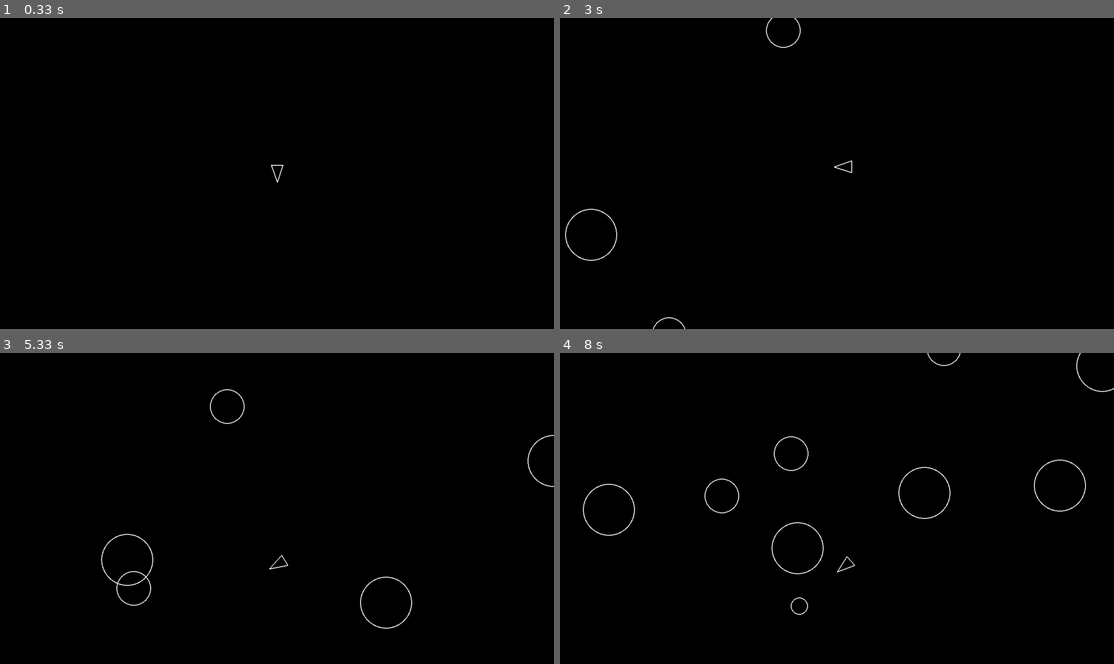
Above: before the commit, frames 1-4 (two rows, left to right).
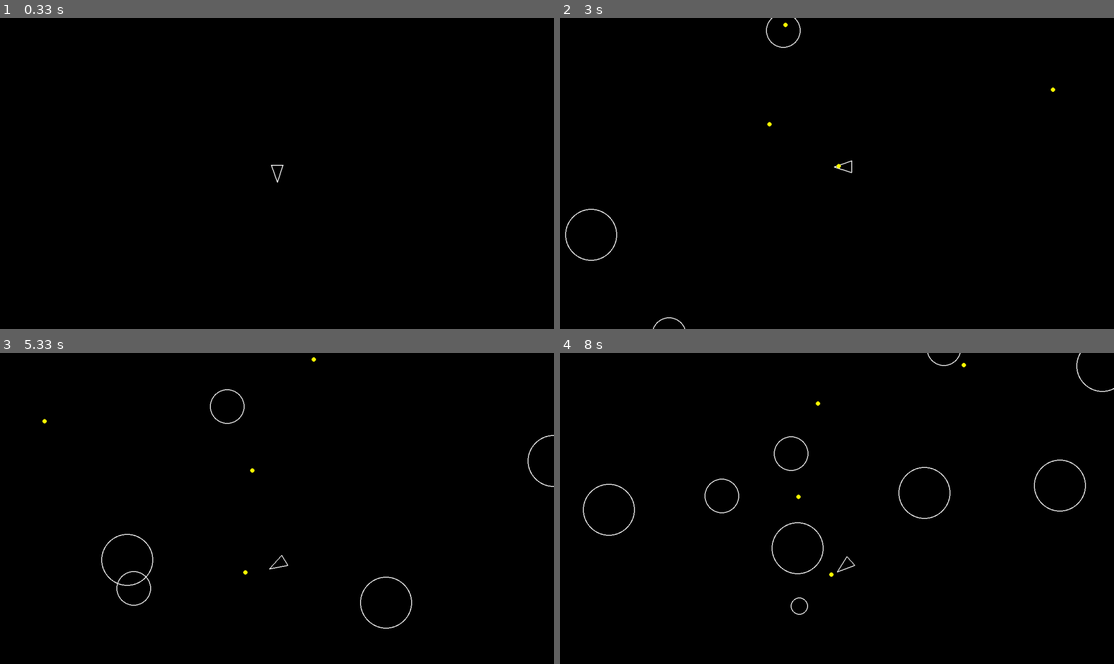
Above: after the commit, the same moments.

Repository: kturner96/pygame-asteroids
Game: pygame game, started from main.py
Same seed, same stepped clock (60 frames per second), same inputs: the game is played once before the commit and once after it.
Inputs:
- Up to frame 1 (0.33 s): no input
- Up to frame 2 (3 s): tap Space at 0.33, 0.73, 1.03, 1.23, 1.57, 1.87, 2.07, 2.37, 2.63, 2.97 s; hold D 0.67-1.13 s; hold W 1.17-1.47 s; hold D 1.5-1.97 s; hold A 2-2.53 s; hold S 2.57-2.87 s; hold A from 2.9 s (still down)
- Up to frame 3 (5.33 s): tap Space at 3.27, 3.4, 3.8, 4.1, 4.47, 4.87, 5.17 s; release A at 3.3 s; hold W 3.33-3.7 s; hold D 3.73-4.37 s; hold S 4.4-4.77 s; hold A 4.8-5.27 s; hold D from 5.3 s (still down)
- Up to frame 4 (8 s): tap Space at 5.37, 5.67, 5.87, 6.2, 6.5, 6.7, 7, 7.27, 7.6, 7.9 s; release D at 5.77 s; hold W 5.8-6.1 s; hold D 6.13-6.6 s; hold A 6.63-7.17 s; hold S 7.2-7.5 s; hold A 7.53-7.93 s; hold W from 7.97 s (still down)

Frame 1 is identical in both runs. In frame 2, less than 0.1% of the frame differs, in the area x 37-90%, y 1-49%; in frame 3, less than 0.1%; in frame 4, less than 0.1%.

Commit message:
added shooting

Diff:
--- a/constants.py
+++ b/constants.py
@@ -9,3 +9,7 @@
 PLAYER_RADIUS = 20
 PLAYER_TURN_SPEED = 300
 PLAYER_SPEED = 200
+PLAYER_SHOT_SPEED = 500
+PLAYER_SHOT_COOLDOWN = 0.3
+
+SHOT_RADIUS = 5
--- a/main.py
+++ b/main.py
@@ -3,6 +3,7 @@
 from player import *
 from asteroid import *
 from asteroidfield import *
+from shot import *
 
 
 
@@ -15,10 +16,13 @@
     updatable = pygame.sprite.Group()
     drawable = pygame.sprite.Group()
     asteroids = pygame.sprite.Group()
+    shots = pygame.sprite.Group()
+
 
     Player.containers = (updatable, drawable)
     Asteroid.containers = (asteroids, updatable, drawable)
     AsteroidField.containers = (updatable,)
+    Shot.containers = (updatable, drawable)
 
 
 
--- a/player.py
+++ b/player.py
@@ -1,8 +1,11 @@
 from circleshape import *
 from constants import *
+from shot import *
 
 
 class Player(CircleShape):
+
+    shot_timer = 0
 
     def __init__(self, x, y):
         super().__init__(x, y, PLAYER_RADIUS)
@@ -16,6 +19,7 @@
 
     def update(self, dt):
         keys = pygame.key.get_pressed()
+        self.shot_timer = max(0, self.shot_timer - dt)
 
         if keys[pygame.K_a]:
             self.rotate(-dt)
@@ -25,11 +29,24 @@
             self.move(dt)
         if keys[pygame.K_s]:
             self.move(-dt)
+        if keys[pygame.K_SPACE]:
+            if self.shot_timer <= 0:
+                self.shoot(dt)
+                self.shot_timer = PLAYER_SHOT_COOLDOWN
+
+        if keys[pygame.K_ESCAPE]:
+            pygame.quit()
+            exit()
+
 
 
     def move(self, dt):
         forward = pygame.Vector2(0, 1).rotate(self.rotation)
         self.position += forward * PLAYER_SPEED * dt
+
+    def shoot(self, dt):
+        direction = pygame.Vector2(0, 1).rotate(self.rotation)
+        Shot(self.position, direction)
 
 
     def triangle(self):
--- /dev/null
+++ b/shot.py
@@ -0,0 +1,17 @@
+from circleshape import *
+from constants import *
+
+class Shot(CircleShape):
+    def __init__(self, position, direction):
+        super().__init__(position.x, position.y, SHOT_RADIUS)
+        self.velocity = direction * PLAYER_SHOT_SPEED
+
+    def update(self, dt):
+        self.position += self.velocity * dt
+
+        if (self.position.x < 0 or self.position.x > SCREEN_WIDTH or
+            self.position.y < 0 or self.position.y > SCREEN_HEIGHT):
+            self.kill()
+
+    def draw(self, screen):
+        pygame.draw.circle(screen, (255, 255, 0), self.position, self.radius)
